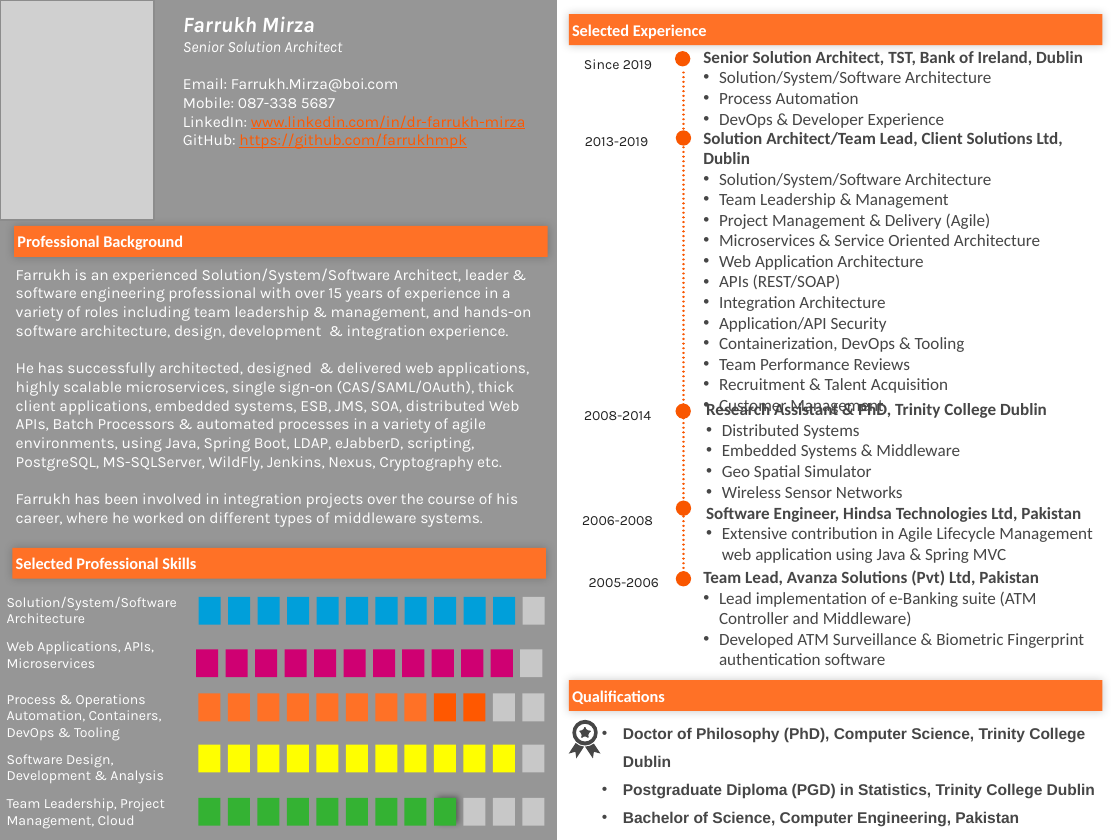
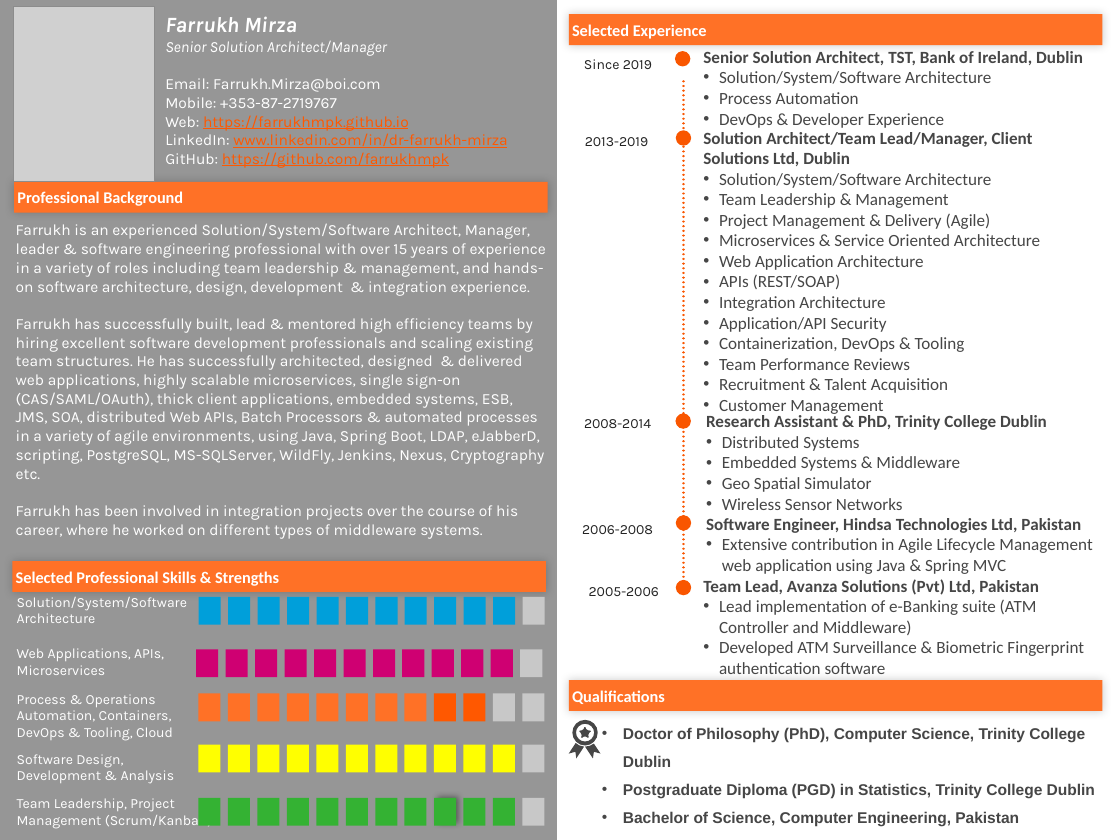
Before and after one commit to farrukhmpk/farrukhmpk.github.io, a slide deck: slide 1 of docs/FarrukhMirza Bio.pptx. Drawn at 1120x840 pixels with LibreOffice and Linux fonts; fonts in the diff are those of the drawing; grey boxes stand for pictures. Boxes give left, top, right and bottom in pixels: in the first picture for what was removed or moved away, otherwise in the second. Text is boxed around its words. In the diff, an @@ line names an element or a change of style, - is before the commit and + after.

```diff
--- a/docs/FarrukhMirza Bio.pptx
+++ b/docs/FarrukhMirza Bio.pptx
@@ picture: place and size @@
-picture at (0, 0, 155, 220)
+picture at (13, 7, 153, 183)
@@ text "Farrukh Mirza": place and size @@
-text "Farrukh Mirza" at (183, 16, 525, 149)
+text "Farrukh Mirza" at (165, 16, 507, 168)
@@ text at (165, 41, 387, 56): text changed @@
-Senior Solution Architect
+Senior Solution Architect/Manager
@@ text removed at (52, 83, 153, 230) @@
-Insert Profile Picture
@@ text at (165, 97, 409, 131): text changed; text colour #FFFFFF to #FF5800 @@
-Mobile: 087-338 5687
+Mobile: +353-87-2719767
+Web: https://farrukhmpk.github.io
@@ text at (703, 132, 1033, 166): text changed @@
-Solution Architect/Team Lead, Client Solutions Ltd, Dublin
+Solution Architect/Team Lead/Manager, Client Solutions Ltd, Dublin
@@ rectangle "Professional Background": place and size @@
-rectangle "Professional Background" at (15, 226, 548, 258)
+rectangle "Professional Background" at (15, 181, 548, 213)
@@ text "Farrukh is an experienced Solution/System/Software ...": place and size @@
-text "Farrukh is an experienced Solution/System/Software ..." at (16, 269, 532, 527)
+text "Farrukh is an experienced Solution/System/Software ..." at (16, 224, 546, 539)
@@ text at (16, 224, 546, 479): text changed @@
-Farrukh is an experienced Solution/System/Software Architect, leader & software engineering professional with over 15 years of experience in a variety of roles including team leadership & management, and hands-on software architecture, design, development & integration experience.
-He has successfully architected, designed & delivered web applications, highly scalable microservices, single sign-on (CAS/SAML/OAuth), thick client applications, embedded systems, ESB, JMS, SOA, distributed Web APIs, Batch Processors & automated processes in a variety of agile environments, using Java, Spring Boot, LDAP, eJabberD, scripting, PostgreSQL, MS-SQLServer, WildFly, Jenkins, Nexus, Cryptography etc.
+Farrukh is an experienced Solution/System/Software Architect, Manager, leader & software engineering professional with over 15 years of experience in a variety of roles including team leadership & management, and hands-on software architecture, design, development & integration experience.
+Farrukh has successfully built, lead & mentored high efficiency teams by hiring excellent software development professionals and scaling existing team structures. He has successfully architected, designed & delivered web applications, highly scalable microservices, single sign-on (CAS/SAML/OAuth), thick client applications, embedded systems, ESB, JMS, SOA, distributed Web APIs, Batch Processors & automated processes in a variety of agile environments, using Java, Spring Boot, LDAP, eJabberD, scripting, PostgreSQL, MS-SQLServer, WildFly, Jenkins, Nexus, Cryptography etc.
@@ 6 texts, 2 arrows: place and size @@
-6 texts, 2 arrows at (582, 73, 1092, 665)
+6 texts, 2 arrows at (582, 82, 1092, 674)
@@ arrow moved from (683, 507) - (683, 508) to (683, 523) - (683, 523) @@
@@ rectangle "Selected Professional Skills & Strengths": place and size @@
-rectangle "Selected Professional Skills & Strengths" at (12, 548, 545, 579)
+rectangle "Selected Professional Skills & Strengths" at (12, 561, 545, 592)
@@ text "Solution/System/Software Architecture": place and size @@
-text "Solution/System/Software Architecture" at (7, 597, 177, 623)
+text "Solution/System/Software Architecture" at (17, 597, 187, 623)
@@ text in rectangle at (16, 571, 279, 586): text changed @@
-Selected Professional Skills
+Selected Professional Skills & Strengths
@@ text "Web Applications, APIs, Microservices": place and size @@
-text "Web Applications, APIs, Microservices" at (7, 641, 154, 668)
+text "Web Applications, APIs, Microservices" at (17, 648, 164, 675)
@@ text at (17, 695, 173, 741): text changed @@
-Process & Operations Automation, Containers, DevOps & Tooling
+Process & Operations Automation, Containers, DevOps & Tooling, Cloud
@@ text "Software Design, Development & Analysis": place and size @@
-text "Software Design, Development & Analysis" at (7, 754, 164, 783)
+text "Software Design, Development & Analysis" at (17, 754, 175, 783)
@@ text at (17, 798, 213, 828): text changed @@
-Team Leadership, Project Management, Cloud
+Team Leadership, Project Management (Scrum/Kanban)
@@ rectangle at (464, 797, 486, 825): fill #C8C8C8 to #34B233 @@
@@ rectangle at (493, 797, 515, 825): fill #C8C8C8 to #34B233 @@
```
Also in this commit, not shown: 2 other files.
